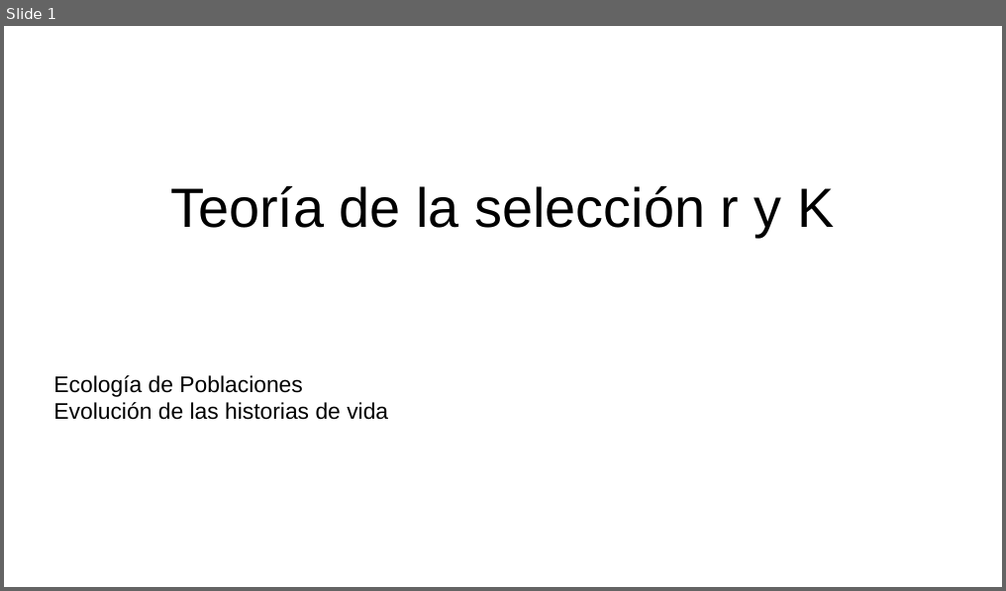
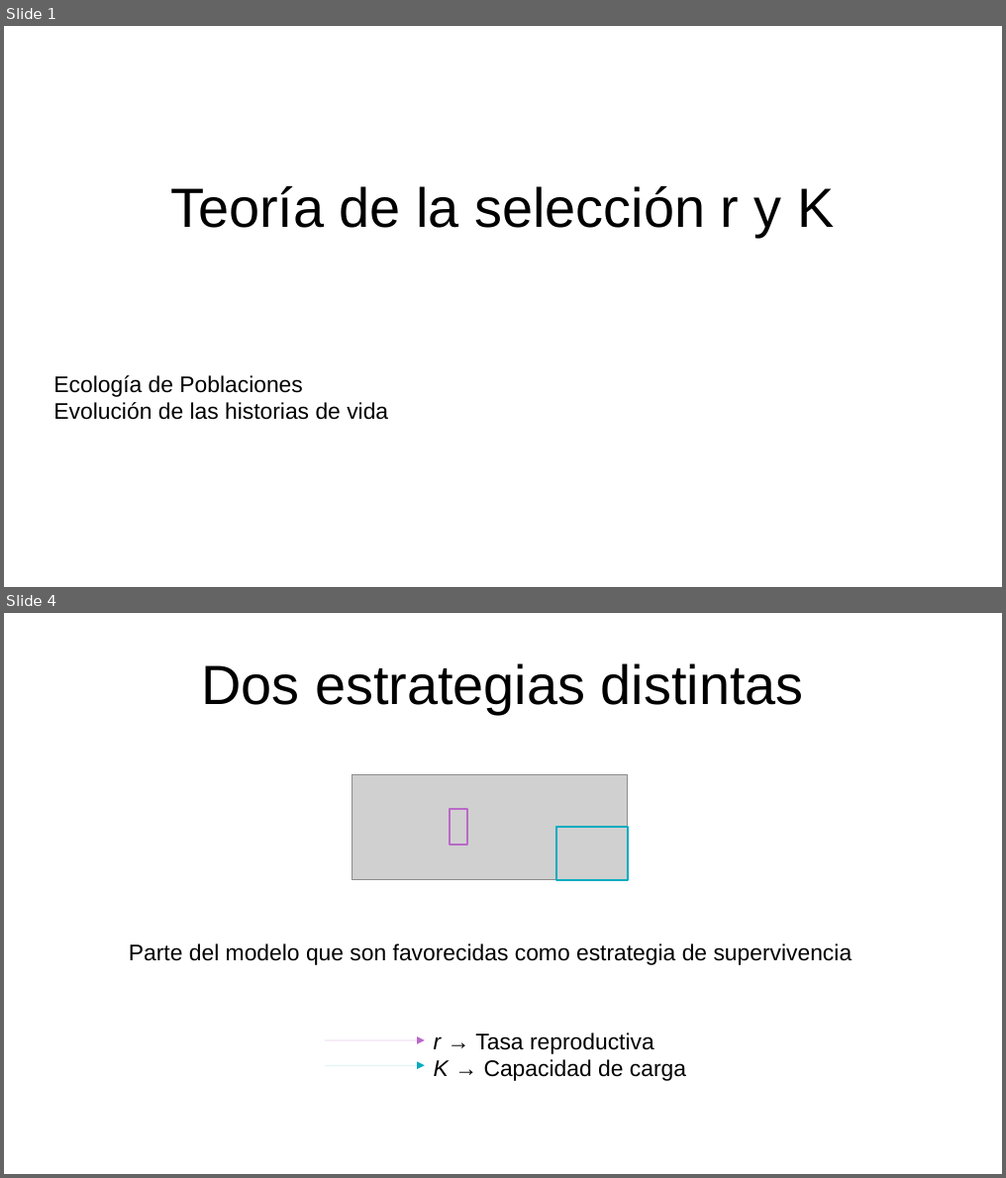
Before and after one commit to gerardommc/Ecologia-poblaciones, a slide deck: Unidad-3/Seleccion-r-K.odp. Shown one above the other, each under a label of ours: slide 1 before the commit, slides 1 and 4 after it; the slides between them are not shown. The pictures are 1006x591 and 1006x1178 pixels, drawn with LibreOffice and Linux fonts; fonts in the diff are those of the drawing; grey boxes stand for pictures. Boxes give left, top, right and bottom in pixels: in the first picture for what was removed or moved away, otherwise in the second. Text is boxed around its words. In the diff, an @@ line names an element or a change of style, - is before the commit and + after.

```diff
--- a/Unidad-3/Seleccion-r-K.odp
+++ b/Unidad-3/Seleccion-r-K.odp
@@ slide 4 added at (4, 613, 1002, 1174), background #FFFFFF @@
@@ title added at (201, 663, 804, 714), 44 pt, text #000000 @@
+Dos estrategias distintas
@@ picture added at (351, 775, 628, 880) @@
@@ rectangle added at (450, 809, 467, 845), outline #BA68C8 1.5 pt @@
@@ rectangle added at (556, 827, 628, 880), outline #00ACC1 1.5 pt @@
@@ text added at (129, 944, 852, 965), 18 pt, text #000000 @@
+Parte del modelo que son favorecidas como estrategia de supervivencia
@@ arrow added from (325, 1041) to (425, 1041), #BA68C8 0 pt @@
@@ text added at (434, 1033, 686, 1081), 18 pt, text #000000 @@
+r → Tasa reproductiva
+K → Capacidad de carga
@@ arrow added from (325, 1065) to (425, 1065), #00ACC1 0 pt @@
```
Also in this commit, not shown: 9 other slides added, 1 slide removed, 15 other files.
